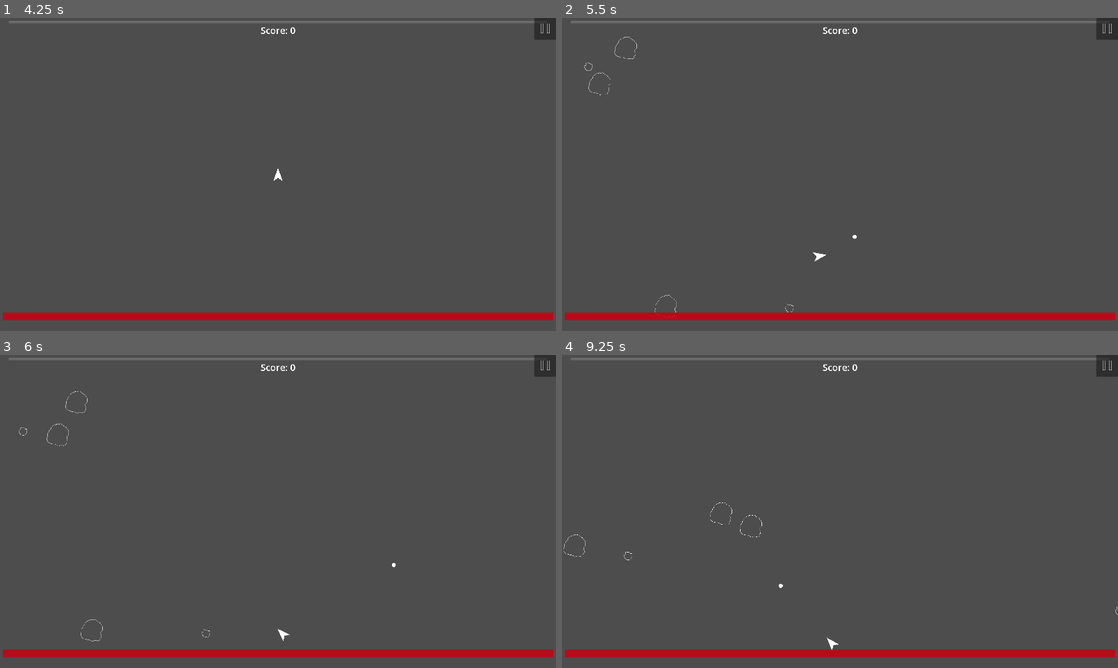
Above: before the commit, frames 1-4 (two rows, left to right).
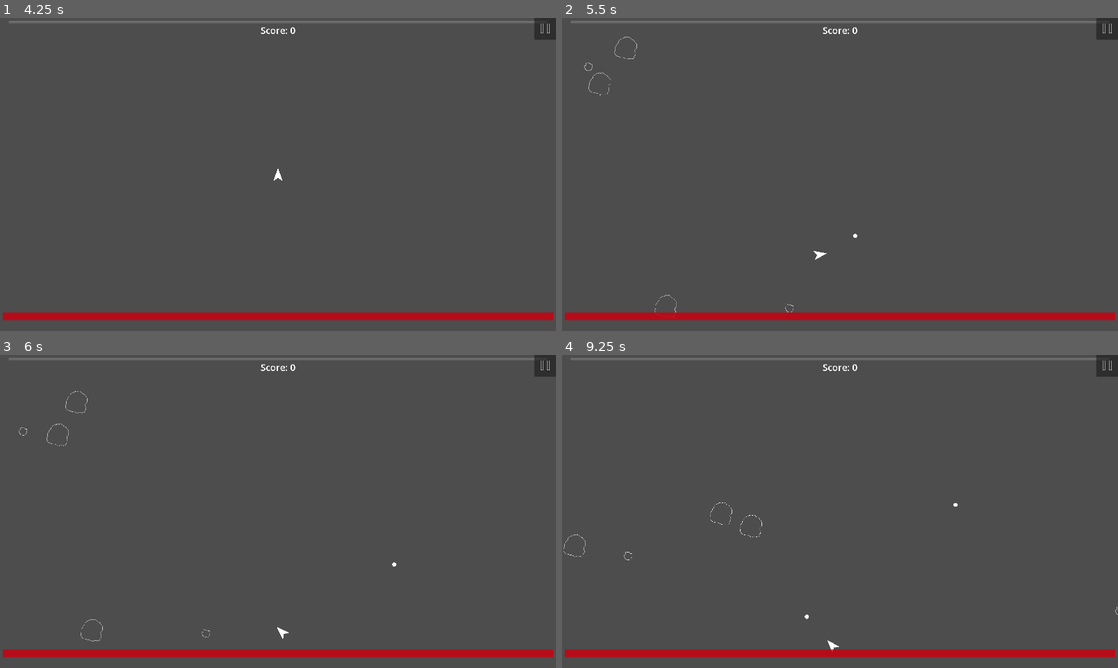
Above: after the commit, the same moments.

Repository: CoilSeb/AsteroidsPersonal
Game: Godot game, scene res://Scenes/Screens/Start Screen/StartScreen.tscn
Two runs of this game, one before a commit and one after it. Both use one fixed random seed, a clock stepped at 60 frames per second and the inputs below.
Inputs (mouse positions are in pixels of both pictures, inside the frame that each line leads up to):
- Up to frame 1 (4.25 s): click "Start Game" at 0.5 s; click "Gun" at 1.25 s; click "Start Game" at 2 s; click (544, 27) at 2.75 s; click "Restart Game" at 3.5 s
- Up to frame 2 (5.5 s): tap Enter at 4.25 s; move the mouse to (812, 237) at 4.27 s; hold Right mouse button (M2) 4.28-5.03 s; hold W (move_forward) from 4.28 s (still down); tap Space (shoot) at 4.55, 5.1 s; move the mouse to (1006, 221) at 5.02 s; right-click (1006, 221) at 5.3 s
- Up to frame 3 (6 s): move the mouse to (111, 464) at 5.77 s; release W (move_forward) at 5.78 s; press the mouse at (111, 464) at 5.78 s; hold A (rotate_left) from 5.78 s (still down)
- Up to frame 4 (9.25 s): tap Space (shoot) at 6.05, 8.1, 9.05 s; move the mouse to (867, 511) at 6.52 s; release the mouse at (867, 511) at 6.53 s; right-click (867, 511) at 6.6 s; move the mouse to (756, 433) at 7.27 s; release A (rotate_left) at 7.28 s; hold S (move_backward) 7.28-8.03 s; hold Space (shoot) 7.28-8.03 s; tap R (reroll) at 7.35 s; move the mouse to (962, 495) at 8.02 s; hold D (rotate_right) 8.03-8.78 s; right-click (962, 495) at 8.3 s; move the mouse to (728, 527) at 8.77 s; hold W (move_forward) from 8.78 s (still down); hold Right mouse button (M2) from 8.78 s (still down)

Frame 1 is identical in both runs. In frame 2, less than 0.1% of the frame differs, in the area x 45-54%, y 68-78%; in frame 3, less than 0.1%; in frame 4, less than 0.1%, in the area x 39-72%, y 47-95%.

Commit message:
Update player thrust and attack speed in tank mode

Diff:
--- a/Scenes/Player/Player.gd
+++ b/Scenes/Player/Player.gd
@@ -8,7 +8,7 @@
 var laserInstance
 var screen_size
 var rotateSpeed = 5
-var thrust
+var thrust = 500
 var counter_thrust
 var slowDown = 1
 var shootTimer = null
@@ -32,7 +32,7 @@
 
 
 func _physics_process(delta):
-	thrust = 500 + Global.move_speed
+	thrust = thrust + Global.move_speed
 	counter_thrust = Global.counter_thrust
 	Ui.update_health(Global.health_regen * delta)
 	# Screen Wrap
@@ -86,7 +86,12 @@
 			bulletInstance.direction = Vector2.UP.rotated(rotation)  # Set the bullet's direction
 			shootTimer.start(Global.attack_speed)
 			if Global.tank_mode:
-				thrust -= 100
+				if Global.attack_speed > 0.1:
+					Global.attack_speed -= 0.075
+				else: Global.attack_speed = 0.1
+				if thrust + Global.move_speed > 0:
+					thrust -= (Global.move_speed + 10)
+					print(thrust)
 
 
 	if Global.health <= 0:
